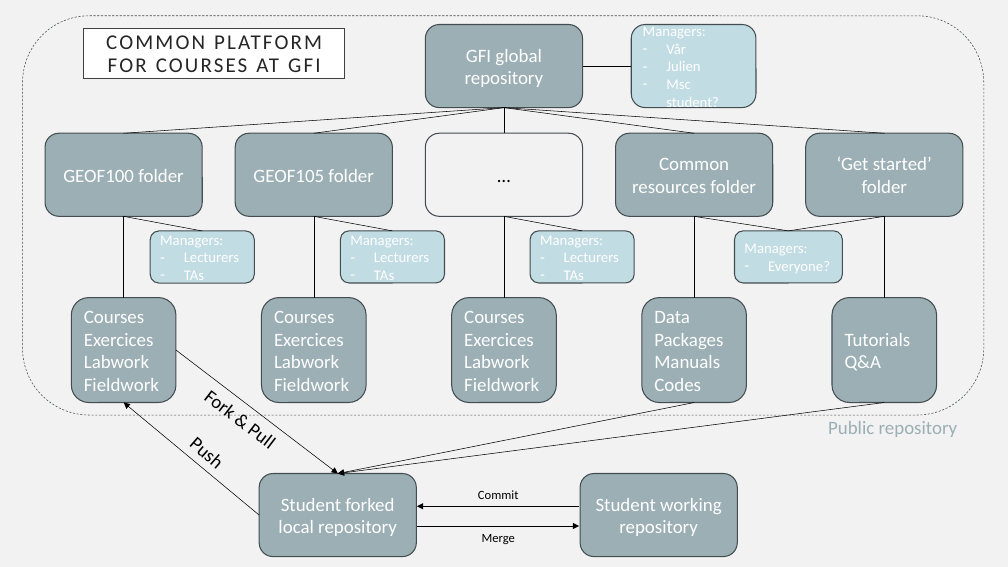
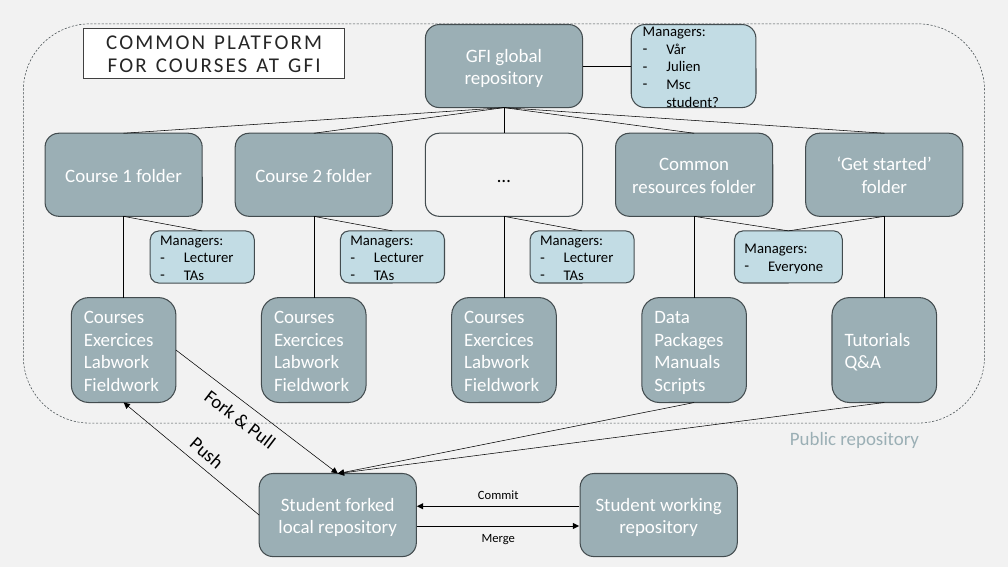
Before and after one commit to julienweihs/GEOF, a slide deck: slide 7 of Presentations/GitVSC_Edinburgh2306.pptx. Drawn at 1008x567 pixels with LibreOffice and Linux fonts; fonts in the diff are those of the drawing. Boxes give left, top, right and bottom in pixels: in the first picture for what was removed or moved away, otherwise in the second. Text is boxed around its words. In the diff, an @@ line names an element or a change of style, - is before the commit and + after.

```diff
--- a/Presentations/GitVSC_Edinburgh2306.pptx
+++ b/Presentations/GitVSC_Edinburgh2306.pptx
@@ rounded rectangle: place and size @@
-rounded rectangle at [23,16,984,415]
+rounded rectangle at [23,24,985,423]
@@ rounded rectangle "Managers:" at [631,24,756,107]: text colour #FFFFFF to #000000 @@
@@ text in rounded rectangle at [65,169,182,182]: text changed @@
-GEOF100 folder
+Course 1 folder
@@ text in rounded rectangle at [255,169,372,182]: text changed @@
-GEOF105 folder
+Course 2 folder
@@ text in rounded rectangle at [160,235,223,285]: text colour #FFFFFF to #000000 in "Managers:", "TAs" @@
@@ text in rounded rectangle at [350,235,413,284]: text colour #FFFFFF to #000000 in "Managers:", "TAs" @@
@@ text in rounded rectangle at [540,235,603,284]: text colour #FFFFFF to #000000 in "Managers:", "TAs" @@
@@ text in rounded rectangle at [184,252,234,262]: text changed; text colour #FFFFFF to #000000 @@
-– Lecturers
+– Lecturer
@@ text in rounded rectangle at [374,252,424,262]: text changed; text colour #FFFFFF to #000000 @@
-– Lecturers
+– Lecturer
@@ text in rounded rectangle at [564,252,614,262]: text changed; text colour #FFFFFF to #000000 @@
-– Lecturers
+– Lecturer
@@ text in rounded rectangle at [744,243,807,256]: text colour #FFFFFF to #000000 in "Managers:" @@
@@ text in rounded rectangle at [768,261,823,274]: text changed; text colour #FFFFFF to #000000 @@
-– Everyone?
+– Everyone
@@ text in rounded rectangle at [654,378,705,394]: text changed @@
-Codes
+Scripts
@@ text "Public repository": place and size @@
-text "Public repository" at [828,421,958,437]
+text "Public repository" at [790,432,919,448]
```
Also in this commit, not shown: 4 other slides changed, 2 other files.
